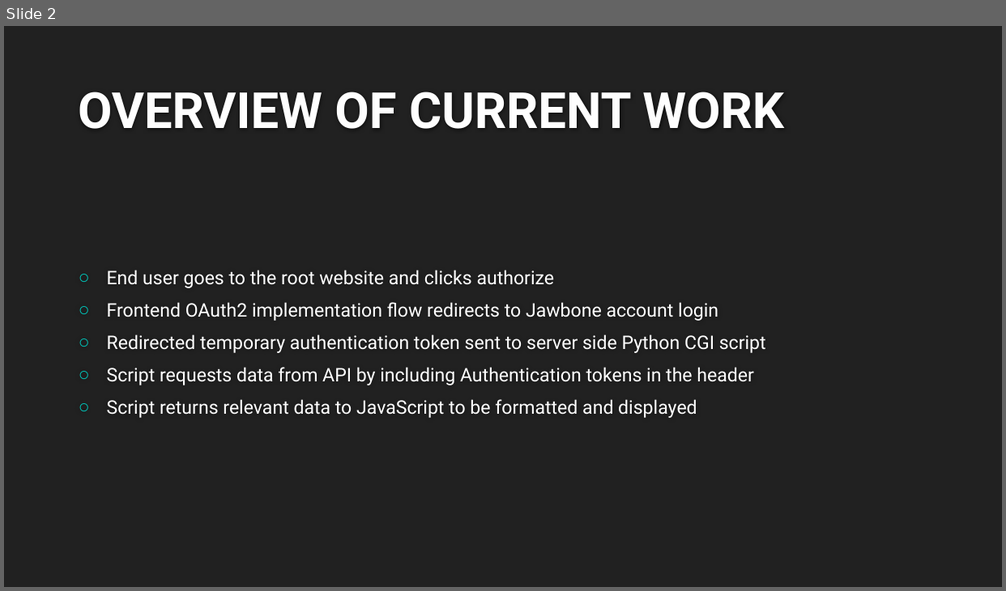
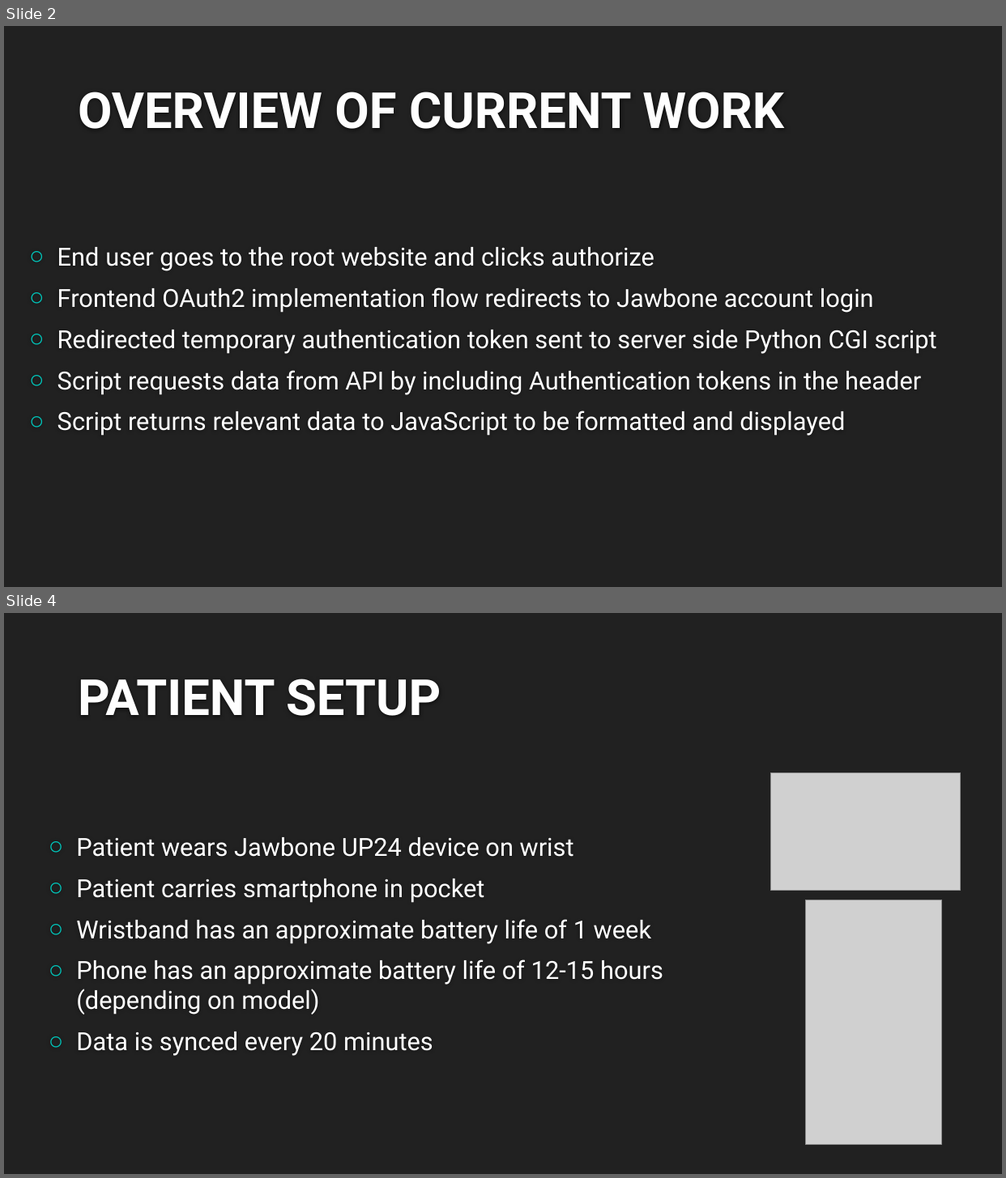
Before and after one commit to ritwikd/gatech, a slide deck: Presentation/Assisted Living.pptx. Shown one above the other, each under a label of ours: slide 2 before the commit, slides 2 and 4 after it; the slides between them are not shown. The pictures are 1006x591 and 1006x1178 pixels, drawn with LibreOffice and Linux fonts; fonts in the diff are those of the drawing; grey boxes stand for pictures; background and template pictures are left out. Boxes give left, top, right and bottom in pixels: in the first picture for what was removed or moved away, otherwise in the second. Text is boxed around its words. In the diff, an @@ line names an element or a change of style, - is before the commit and + after.

```diff
--- a/Presentation/Assisted Living.pptx
+++ b/Presentation/Assisted Living.pptx
@@ slide 4 added at [4,613,1002,1174], background #212121 @@
@@ title added at [78,679,441,716], 48 pt, text #FEFEFE, bold @@
+PATIENT SETUP
@@ picture added at [770,773,960,891] @@
@@ text added at [76,837,663,1056], 24 pt, text #FFFFFF @@
+○ Patient wears Jawbone UP24 device on wrist
+○ Patient carries smartphone in pocket
+○ Wristband has an approximate battery life of 1 week
+○ Phone has an approximate battery life of 12-15 hours (depending on model)
+○ Data is synced every 20 minutes
@@ picture added at [806,900,942,1144] @@
@@ slide 2 changed as well @@
@@ text "End user goes to the ...": place and size @@
-text "End user goes to the ..." at [107,270,766,418]
+text "End user goes to the ..." at [57,247,937,436]
@@ text "End user goes to the ..." at [57,247,937,436]: size 18 to 24 pt; more space between paragraphs @@
```
Also in this commit, not shown: 2 other slides changed, 3 other slides added, 2 other files.
